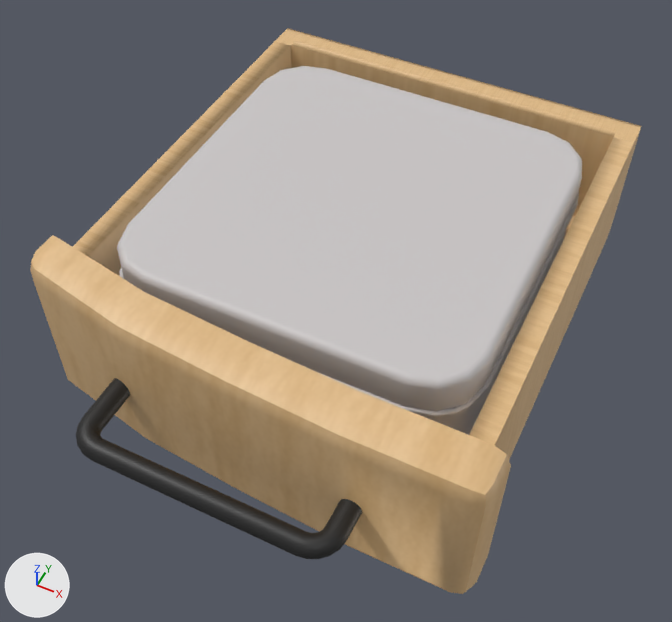
Before and after pictures for a commit that changed the FBX model resources/stage5/objects/hikidasi_K.fbx.
Before and after are seen from a 50 mm lens placed at (1.6, -3.27, 3.79), pointed at (0.03, -0.14, -0.12). Lighting does not change. The marker at lower left points along +X, +Y and +Z. Where no turn or scale is listed for an object, it has been applied to the vertices. Vertices at the same position are counted once.

In view in the first picture: 'hikidasi_K'.
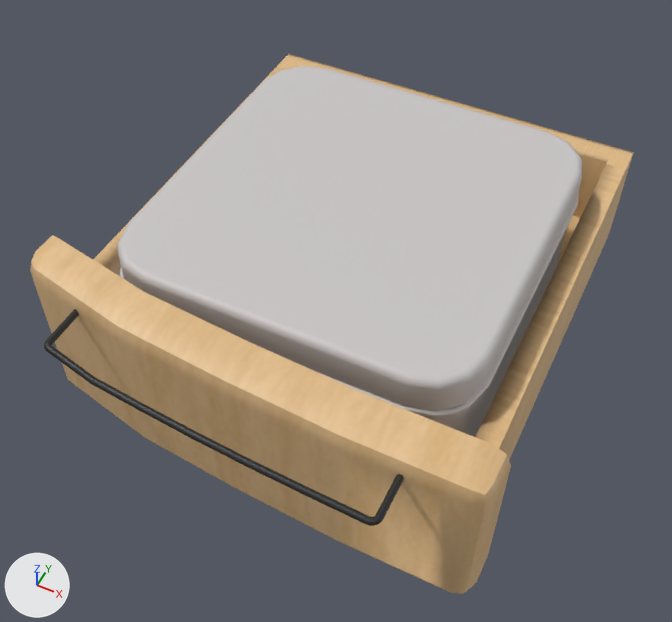
The newer file is also turned or shifted as a whole; pictures and numbers use the older file's frame.

Patch to the scene script:
```diff
--- a/resources/stage5/objects/hikidasi_K.fbx.py
+++ b/resources/stage5/objects/hikidasi_K.fbx.py
@@ me_mesh @@
 # used by ob_hikidasi_k; location = (0.0, 0.0, 0.0)
-me_mesh.from_pydata(...)  # 1126 vertices, 1132 faces; spans x -1.3..1.3, y -1.6..1.6, z -0.5..0.5
+me_mesh.from_pydata(...)  # 1206 vertices, 1212 faces; spans x -1.3..1.3, y -1.53..1.6, z -0.5..0.5
+# me_mesh part 1: a new loose piece of 381 vertices spanning x -0.91..0.92, y -1.53..-1.07, z 0.38..0.41, in mat_kanagu (picture img_kanagu_png)
+# me_mesh part 2: the loose piece of 301 vertices spanning x -0.73..0.73, y -1.6..-1.07, z -0.08..0.03 is deleted
+# me_mesh part 3
+# 35 vertices in x -1.2..1.2, y -1.01..1.6, z 0.38 move by (0.0, 0.0, -0.2)
 me_mesh.materials.append(mat_kanagu)
```

Pixel boxes (x1, y1, x2, y2) of what changed, in the pictures (672 x 622 px; the box of a moved part takes in the faces that stretch with it):
'hikidasi_K', reshaped: before (30, 28, 641, 594); after (30, 54, 634, 594)
part 1 of me_mesh, added: after (44, 309, 404, 526)
part 2 of me_mesh, deleted (black): before (76, 378, 362, 559)
part 3 of me_mesh, moved or reshaped: before (73, 28, 641, 458); after (93, 54, 634, 458)
